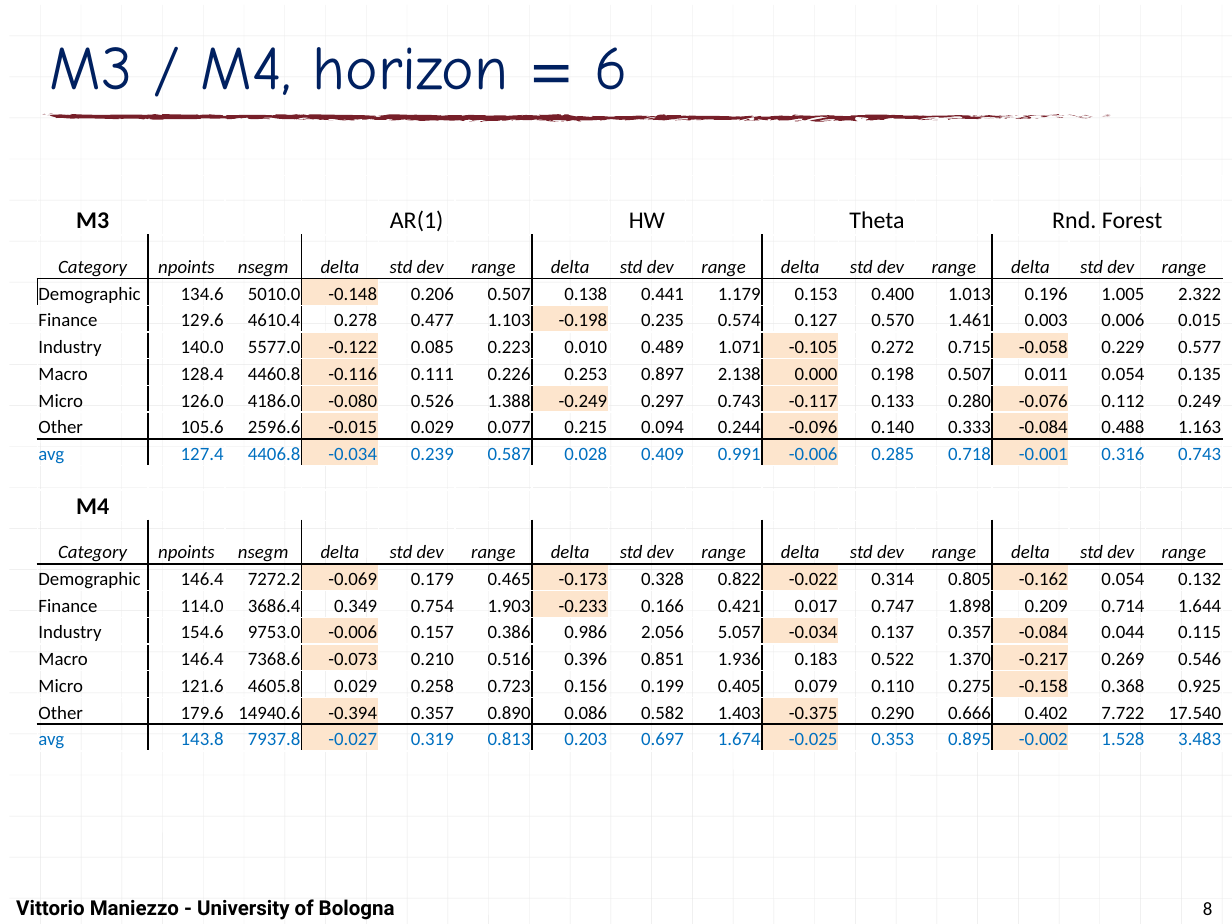
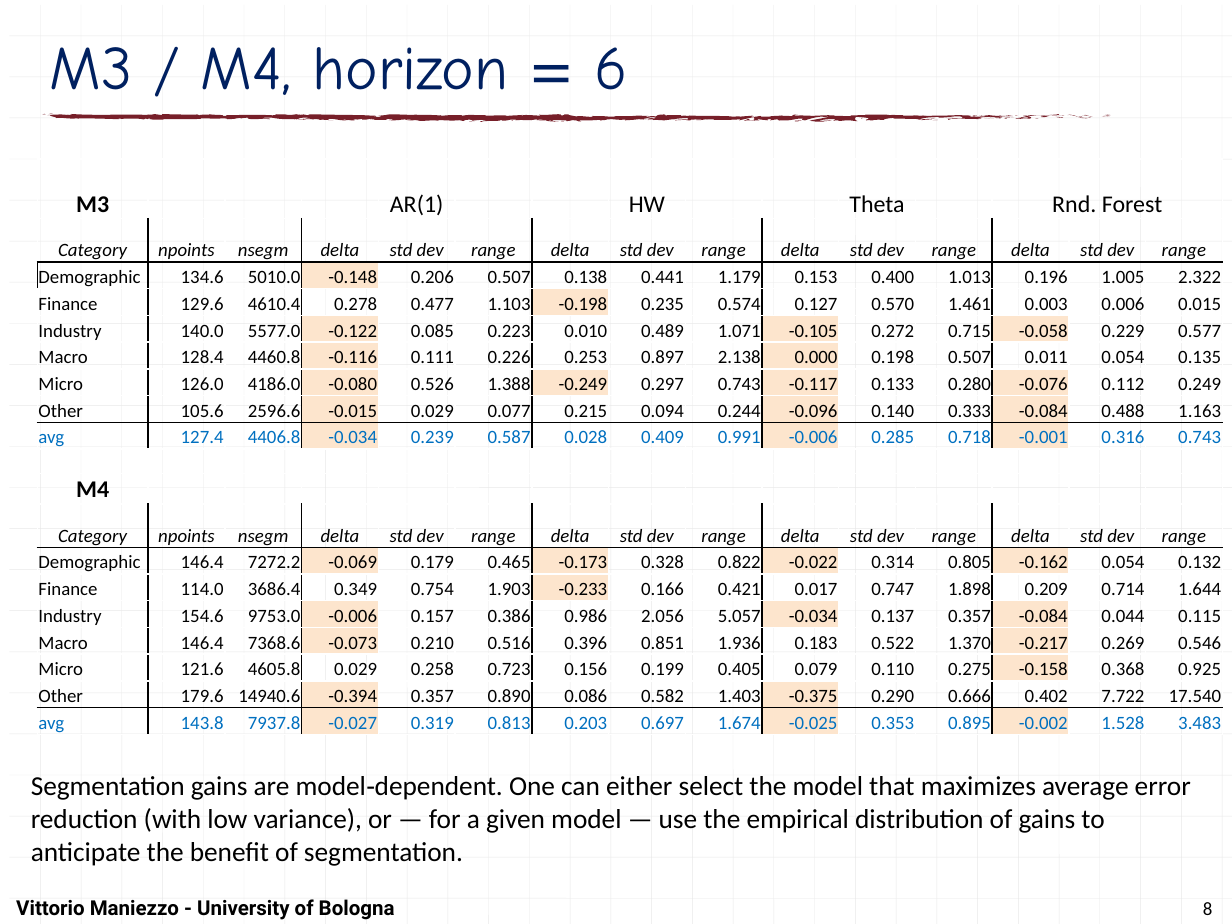
Before and after one commit to maniezzo/segmentation, a slide deck: slide 8 of doc/IOCFC26/forecastSegmentation.pptx. Drawn at 1232x924 pixels with LibreOffice and Linux fonts; fonts in the diff are those of the drawing. Boxes give left, top, right and bottom in pixels: in the first picture for what was removed or moved away, otherwise in the second. Text is boxed around its words. In the diff, an @@ line names an element or a change of style, - is before the commit and + after.

```diff
--- a/doc/IOCFC26/forecastSegmentation.pptx
+++ b/doc/IOCFC26/forecastSegmentation.pptx
@@ table: place and size @@
-table at bbox=[37, 176, 1217, 755]
+table at bbox=[37, 159, 1217, 737]
@@ text added at bbox=[31, 776, 1191, 866], 16 pt, text #000000 @@
+Segmentation gains are model‑dependent. One can either select the model that maximizes average error reduction (with low variance), or — for a given model — use the empirical distribution of gains to anticipate the benefit of segmentation.
```
Also in this commit, not shown: 4 other slides changed.
